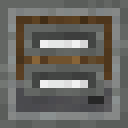
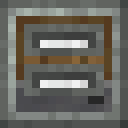
Layer changes from the first 128x128 image to the second:
painted on "Trays" over [24, 24, 104, 96]
added layer "Calque copié" above "Andesite casing" over [0, 0, 128, 128]
hid "Andesite casing" over [0, 0, 128, 128]
